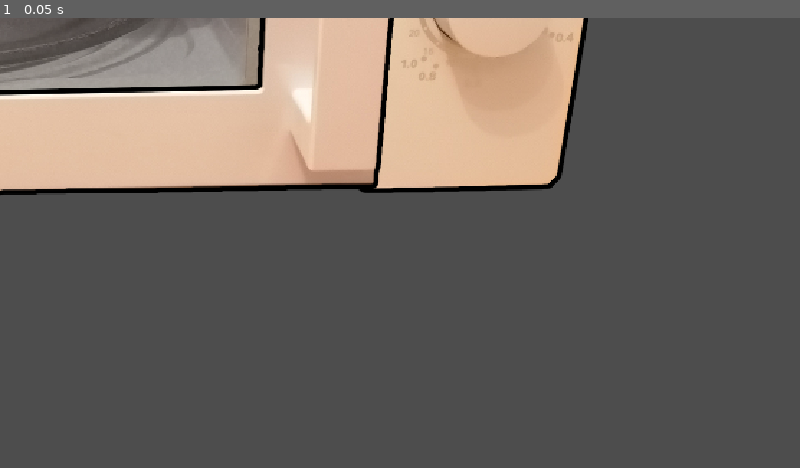
Above: before the commit, frame 1.
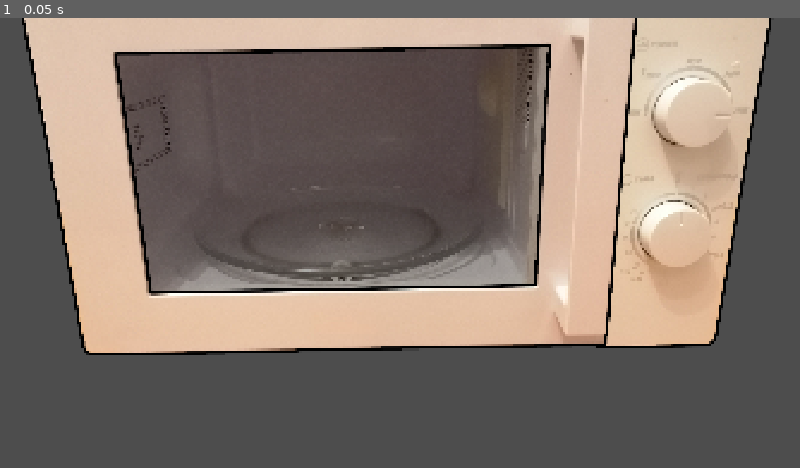
Above: after the commit, the same moment.

Repository: AnJ95/gmtk-2026
Game: Godot game, scene res://main/Main.tscn
Same seed, same stepped clock (60 frames per second), same inputs: the game is played once before the commit and once after it.
Inputs:
- Up to frame 1 (0.05 s): no input

The runs differ from the first frame. In frame 1, 54% of the frame differs, in the area x 0-97%, y 0-75%.

Commit message:
Re-use Drag&Drop from older project and setup Test scene

Diff:
--- /dev/null
+++ b/Util.gd
@@ -0,0 +1,75 @@
+class_name Util
+
+static func get_area_rect(area: Area2D) -> Rect2:
+	var shape_node := area.get_node("CollisionShape2D") as CollisionShape2D
+	var shape := shape_node.shape as RectangleShape2D
+	var extents := shape.size * 0.5
+	var center := shape_node.global_position
+	return Rect2(
+		center - extents,
+		shape.size
+	)
+
+static func get_random_point_in_area(area: Area2D) -> Vector2:
+	var shape_node := area.get_node("CollisionShape2D") as CollisionShape2D
+	var shape := shape_node.shape as RectangleShape2D
+	var extents := shape.size * 0.5
+	var local_point := Vector2(
+		randf_range(-extents.x, extents.x),
+		randf_range(-extents.y, extents.y)
+	)
+	return shape_node.global_transform * local_point
+
+static func get_random_point_outside(my_rect: Rect2, other_rect: Rect2, eps := 0.0):
+	var my_center := my_rect.position + my_rect.size * 0.5
+	var other_center := other_rect.position + other_rect.size * 0.5
+	var my_half := my_rect.size * 0.5
+	var other_half := other_rect.size * 0.5
+
+	# Minimum center-to-center separation along each axis to avoid intersection
+	var sep_x := my_half.x + other_half.x
+	var sep_y := my_half.y + other_half.y
+
+	# Safe "edge lines" for my CENTER around the other rect
+	var left_x   := other_center.x - sep_x - eps
+	var right_x  := other_center.x + sep_x + eps
+	var top_y    := other_center.y - sep_y - eps
+	var bottom_y := other_center.y + sep_y + eps
+
+	# When choosing LEFT/RIGHT, Y can be anything within the vertical overlap band
+	var y_min := other_center.y - sep_y
+	var y_max := other_center.y + sep_y
+
+	# When choosing TOP/BOTTOM, X can be anything within the horizontal overlap band
+	var x_min := other_center.x - sep_x
+	var x_max := other_center.x + sep_x
+
+	match randi_range(0, 3):
+		0: # left edge
+			return Vector2(left_x, randf_range(y_min, y_max))
+		1: # right edge
+			return Vector2(right_x, randf_range(y_min, y_max))
+		2: # top edge
+			return Vector2(randf_range(x_min, x_max), top_y)
+		3: # bottom edge
+			return Vector2(randf_range(x_min, x_max), bottom_y)
+	return my_center
+
+static func move_to_closest_point_inside(my_rect: Rect2, other_rect: Rect2, eps := 0.0) -> Vector2:
+	var my_center := my_rect.position + my_rect.size * 0.5
+	var my_half := my_rect.size * 0.5
+
+	var other_pos := other_rect.position
+	var other_end := other_rect.position + other_rect.size
+
+	# Valid center range so that my_rect is fully inside other_rect
+	var min_x := other_pos.x + my_half.x + eps
+	var max_x := other_end.x - my_half.x - eps
+	var min_y := other_pos.y + my_half.y + eps
+	var max_y := other_end.y - my_half.y - eps
+
+	# Clamp current center to the valid range (closest possible point)
+	return Vector2(
+		clamp(my_center.x, min_x, max_x),
+		clamp(my_center.y, min_y, max_y)
+	)
--- /dev/null
+++ b/drag-and-drop/DragManager.gd
@@ -0,0 +1,57 @@
+extends Node2D
+class_name DragManager
+
+@export var draggable_mask: int = 1 << 4
+@export var is_active := true : set = _set_is_active
+
+var active_draggable: Draggable = null
+
+func _unhandled_input(event: InputEvent) -> void:
+	if event is InputEventMouseButton and event.button_index == MOUSE_BUTTON_LEFT:
+		if event.pressed:
+			active_draggable = pick_top_draggable(get_global_mouse_position())
+			if active_draggable:
+				active_draggable.drag_start()
+				get_viewport().set_input_as_handled()
+		else:
+			if active_draggable:
+				active_draggable.drag_end()
+				active_draggable = null
+				get_viewport().set_input_as_handled()
+
+func pick_top_draggable(pos: Vector2) -> Draggable:
+	var space := get_world_2d().direct_space_state
+	var params := PhysicsPointQueryParameters2D.new()
+	params.position = pos
+	params.collide_with_areas = true
+	params.collide_with_bodies = false
+	params.collision_mask = draggable_mask
+
+	var hits := space.intersect_point(params, 32) # up to 32 candidates
+
+	var best: Draggable = null
+	var best_score := -INF
+
+	for hit in hits:
+		if hit.collider is Draggable:
+			var draggable: Draggable = hit.collider
+			if not draggable.is_enabled():
+				continue
+			var score := float(draggable.root.get_index())
+			if score > best_score:
+				best_score = score
+				best = draggable
+	return best
+
+
+func _on_round_manager_round_started(round_duration: int, round_time_getter: Callable) -> void:
+	is_active = true
+
+func _on_round_manager_round_ended() -> void:
+	is_active = false
+
+func _set_is_active(v: bool):
+	is_active = v
+	for in_group in get_tree().get_nodes_in_group("draggable"):
+		var draggable = in_group as Draggable
+		draggable.set_enabled(is_active)
--- /dev/null
+++ b/drag-and-drop/Draggable.gd
@@ -0,0 +1,149 @@
+extends Area2D
+class_name Draggable
+
+signal dragging_started()
+signal dragging_ended()
+signal dropped(droppable: Droppable)
+signal undropped(droppable: Droppable)
+signal dropping_rejected(droppable: Droppable)
+
+@export var root: Node2D
+@export var draggable_identifier: String
+@export var owned_droppable: Droppable = null
+@export var animate_on_drop_reject := false
+@export var animate_on_drop_accept := false
+
+var _enabled := true
+var dragging := false
+var drag_offset := Vector2.ZERO
+var current_droppable: Droppable = null
+var local_in_droppable: Transform2D = Transform2D.IDENTITY
+
+func _ready() -> void:
+	assert(root != null, "Draggable root must not be null")
+	assert(draggable_identifier != null and draggable_identifier != "", "Draggable identifier must be set")
+
+func _process(_dt):
+	if dragging:
+		drag_move()
+	elif current_droppable != null:
+		root.global_transform = current_droppable.draggable_root.global_transform * local_in_droppable
+
+func drag_start():
+	dragging = true
+	drag_offset = root.global_position - get_global_mouse_position()
+	move_to_top()
+	if current_droppable != null:
+		drag_undrop()
+	dragging_started.emit()
+
+func drag_end():
+	dragging = false
+	dragging_ended.emit()
+	if is_enabled():
+		var droppable := get_currently_overlapping_droppable()
+		if droppable:
+			if droppable.can_accept(self):
+				drag_drop(droppable)
+			else:
+				dropping_rejected.emit(droppable)
+				if animate_on_drop_reject:
+					animate_drop_reject(droppable)
+
+func drag_move():
+	if not is_enabled():
+		drag_end()
+
+	root.global_position = get_global_mouse_position() + drag_offset
+	# Push transform updates down immediately (no 1-frame lag)
+	if owned_droppable != null:
+		for child in owned_droppable.get_contents_recursive():
+			child.apply_follow_transform_recursive()
+
+func drag_drop(droppable: Droppable):
+	current_droppable = droppable
+	local_in_droppable = droppable.draggable_root.global_transform.affine_inverse() * root.global_transform
+	droppable.draggable_drop(self)
+	dropped.emit(droppable)
+	if animate_on_drop_accept:
+		animate_drop_accept(droppable)
+
+func animate_drop_accept(droppable: Droppable):
+	var target_pos = get_random_droppable_accept_position(droppable)
+	var current_pos = root.global_position
+	root.global_position = target_pos
+	var target_local_in_droppable = droppable.draggable_root.global_transform.affine_inverse() * root.global_transform
+	root.global_position = current_pos
+	var tween = get_tree().create_tween().set_trans(Tween.TRANS_QUAD).set_ease(Tween.EASE_OUT)
+	tween.tween_property(self, "local_in_droppable", target_local_in_droppable, 0.2)
+	tween.play()
+
+func animate_drop_reject(droppable: Droppable):
+	var target_pos = get_random_droppable_reject_position(droppable)
+	var tween = get_tree().create_tween().set_trans(Tween.TRANS_QUAD).set_ease(Tween.EASE_OUT)
+	tween.tween_property(root, "global_position", target_pos, 0.2)
+	tween.play()
+
+func drag_undrop():
+	var droppable := current_droppable
+	current_droppable = null
+	droppable.draggable_undrop(self)
+	undropped.emit(droppable)
+
+func droppable_rect_changed(droppable: Droppable):
+	if animate_on_drop_accept:
+		animate_drop_accept(droppable)
+
+func enable():
+	set_enabled(true)
+
+func disable():
+	set_enabled(false)
+
+func set_enabled(enabled: bool):
+	_enabled = enabled
+
+func is_enabled() -> bool:
+	return _enabled
+
+func get_currently_overlapping_droppable() -> Droppable:
+	var selected_candidate: Droppable
+	for candidate in get_overlapping_areas():
+		if candidate is Droppable:
+			var droppable := candidate as Droppable
+			if not droppable.is_enabled():
+				continue
+			# TODO better select, also take mouse pos into account to resolve conflict
+			if not selected_candidate or droppable.get_index() > selected_candidate.get_index():
+				selected_candidate = candidate
+	return selected_candidate
+
+func move_to_top():
+	var parent := root.get_parent()
+	var to_move: Array[Node2D] = []
+	to_move.append(root)
+	if owned_droppable != null:
+		for d in owned_droppable.get_contents_recursive():
+			if d != null and d.root != null and d.root.get_parent() == parent:
+				to_move.append(d.root)
+	# Move to top as a block, keeping internal order
+	to_move.sort_custom(func(a: Node2D, b: Node2D): return a.get_index() < b.get_index())
+	for n in to_move:
+		parent.move_child(n, parent.get_child_count() - 1)
+
+func apply_follow_transform_recursive() -> void:
+	if current_droppable != null and not dragging:
+		root.global_transform = current_droppable.draggable_root.global_transform * local_in_droppable
+	# If I'm a container, update my children too (so nesting has no lag)
+	if owned_droppable != null:
+		for child in owned_droppable.get_contents_recursive():
+			if child != null:
+				child.apply_follow_transform_recursive()
+
+func get_random_droppable_reject_position(droppable: Droppable) -> Vector2:
+	# TODO try again if outside viewport
+	# TODO try again if now over other Newspaper?
+	return Util.get_random_point_outside(Util.get_area_rect(self), droppable.get_root_rect(false), 10)
+
+func get_random_droppable_accept_position(droppable: Droppable) -> Vector2:
+	return Util.move_to_closest_point_inside(Util.get_area_rect(self), droppable.get_root_rect(), 5)
--- /dev/null
+++ b/drag-and-drop/Draggable.tscn
@@ -0,0 +1,9 @@
+[gd_scene format=3 uid="uid://cbjbfx5dduewb"]
+
+[ext_resource type="Script" uid="uid://bs362p3n2ka1p" path="res://drag-and-drop/Draggable.gd" id="1_f4qak"]
+
+[node name="Draggable" type="Area2D" unique_id=1495946638 groups=["draggable"]]
+collision_layer = 16
+collision_mask = 16
+monitorable = false
+script = ExtResource("1_f4qak")
--- /dev/null
+++ b/drag-and-drop/Droppable.gd
@@ -0,0 +1,58 @@
+extends Area2D
+class_name Droppable
+
+signal draggable_dropped(draggable: Draggable)
+signal draggable_undropped(draggable: Draggable)
+
+@export var root: Node2D
+@export var draggable_root: Node2D
+@export var accepted_draggable_identifiers: Array[String] = []
+@export var custom_draggable_rect: Control
+
+var current_draggables: Array[Draggable] = []
+var _enabled := true
+
+func _ready() -> void:
+	assert(draggable_root != null, "Droppable must define root for Draggables")
+	assert(accepted_draggable_identifiers.size() > 0, "Droppable must at least have one accepted Draggable identifier")
+	if custom_draggable_rect:
+		custom_draggable_rect.connect("resized", _custom_draggable_rect_changed)
+
+func draggable_drop(draggable: Draggable):
+	current_draggables.append(draggable)
+	draggable_dropped.emit(draggable)
+
+func draggable_undrop(draggable: Draggable):
+	current_draggables.erase(draggable)
+	draggable_undropped.emit(draggable)
+
+func enable():
+	_enabled = true
+
+func disable():
+	_enabled = false
+
+func is_enabled() -> bool:
+	return _enabled
+
+func can_accept(draggable: Draggable) -> bool:
+	if accepted_draggable_identifiers.has(draggable.draggable_identifier):
+		return not root.has_method("can_accept_draggable") or root.can_accept_draggable(draggable)
+	return false
+
+func get_contents_recursive() -> Array[Draggable]:
+	var out: Array[Draggable] = []
+	for draggable in current_draggables:
+		out.append(draggable)
+		if draggable.owned_droppable != null:
+			out.append_array(draggable.owned_droppable.get_contents_recursive())
+	return out
+
+func get_root_rect(including_custom := true) -> Rect2:
+	if including_custom and custom_draggable_rect:
+		return custom_draggable_rect.get_global_rect()
+	return Util.get_area_rect(self)
+
+func _custom_draggable_rect_changed():
+	for draggable in current_draggables:
+		draggable.droppable_rect_changed(self)
--- /dev/null
+++ b/drag-and-drop/Droppable.tscn
@@ -0,0 +1,9 @@
+[gd_scene format=3 uid="uid://ckair3wdkc88u"]
+
+[ext_resource type="Script" uid="uid://0nm4v1mf7h28" path="res://drag-and-drop/Droppable.gd" id="1_cikgd"]
+
+[node name="Droppable" type="Area2D" unique_id=372901968]
+collision_layer = 16
+collision_mask = 0
+monitoring = false
+script = ExtResource("1_cikgd")
--- /dev/null
+++ b/drag-and-drop/Pullable.gd
@@ -0,0 +1,30 @@
+extends "res://drag-and-drop/Draggable.gd"
+
+enum Direction {
+	VERTICAL, HORIZONTAL
+}
+enum SnapType {
+	NONE, MIN, MAX
+}
+@export var direction := Direction.VERTICAL
+@export var min_pos := 0
+@export var max_pos := 0
+@export var snap_back := SnapType.MIN
+
+
+func drag_move():
+	if not is_enabled():
+		drag_end()
+		return
+	if direction == Direction.VERTICAL:
+		root.global_position.y = clamp(get_global_mouse_position().y + drag_offset.y, min_pos, max_pos)
+	if direction == Direction.HORIZONTAL:
+		root.global_position.x = clamp(get_global_mouse_position().x + drag_offset.x, min_pos, max_pos)
+
+func drag_end():
+	super.drag_end()
+	if is_enabled() and snap_back != SnapType.NONE:
+		var snap_pos = min_pos if snap_back == SnapType.MIN else max_pos
+		var tween_property = "global_position:x" if direction == Direction.HORIZONTAL else "global_position:y"
+		var tween = get_tree().create_tween().set_trans(Tween.TRANS_BOUNCE).set_ease(Tween.EASE_OUT)
+		tween.tween_property(root, tween_property, snap_pos, 0.6)
--- /dev/null
+++ b/drag-and-drop/Pullable.tscn
@@ -0,0 +1,9 @@
+[gd_scene format=3 uid="uid://cj7050og4k1y"]
+
+[ext_resource type="Script" uid="uid://c2euvljucuanr" path="res://drag-and-drop/Pullable.gd" id="1_wisqy"]
+
+[node name="Pullable" type="Area2D" unique_id=1495946638 groups=["draggable"]]
+collision_layer = 16
+collision_mask = 16
+monitorable = false
+script = ExtResource("1_wisqy")
--- a/main/Main.tscn
+++ b/main/Main.tscn
@@ -8,6 +8,7 @@
 [node name="Main" type="Node2D" unique_id=1186793701]
 
 [node name="Microwave" parent="." unique_id=379186637 instance=ExtResource("1_pjrb6")]
+position = Vector2(912, 542)
 
 [node name="Shelf" parent="." unique_id=1827128195 instance=ExtResource("2_xwkvk")]
 
--- /dev/null
+++ b/main/test.tscn
@@ -0,0 +1,114 @@
+[gd_scene format=3 uid="uid://bxor52lrv0g8u"]
+
+[ext_resource type="PackedScene" uid="uid://b508p6bfv5gds" path="res://microwave/microwave.tscn" id="1_khmyp"]
+[ext_resource type="Texture2D" uid="uid://dmbijnnjk2i2u" path="res://icon.svg" id="5_jyumd"]
+[ext_resource type="PackedScene" uid="uid://ckair3wdkc88u" path="res://drag-and-drop/Droppable.tscn" id="6_tyhf6"]
+[ext_resource type="PackedScene" uid="uid://cbjbfx5dduewb" path="res://drag-and-drop/Draggable.tscn" id="7_gieds"]
+[ext_resource type="Script" uid="uid://betvtnl70cnxq" path="res://drag-and-drop/DragManager.gd" id="8_cokb5"]
+
+[sub_resource type="RectangleShape2D" id="RectangleShape2D_0i4oc"]
+size = Vector2(154, 154)
+
+[sub_resource type="RectangleShape2D" id="RectangleShape2D_6mv5x"]
+size = Vector2(128, 128)
+
+[node name="Test" type="Node2D" unique_id=1186793701]
+
+[node name="Microwave" parent="." unique_id=379186637 instance=ExtResource("1_khmyp")]
+position = Vector2(912, 542)
+
+[node name="DroppableTest" type="Sprite2D" parent="." unique_id=624612585]
+modulate = Color(0, 0, 0, 1)
+position = Vector2(804, 382)
+scale = Vector2(1.2, 1.2)
+texture = ExtResource("5_jyumd")
+
+[node name="Droppable" parent="DroppableTest" unique_id=372901968 node_paths=PackedStringArray("root", "draggable_root") instance=ExtResource("6_tyhf6")]
+root = NodePath("..")
+draggable_root = NodePath("../..")
+accepted_draggable_identifiers = Array[String](["item"])
+metadata/_edit_lock_ = true
+
+[node name="CollisionShape2D" type="CollisionShape2D" parent="DroppableTest/Droppable" unique_id=1726939312]
+scale = Vector2(0.8333333, 0.8333333)
+shape = SubResource("RectangleShape2D_0i4oc")
+metadata/_edit_lock_ = true
+
+[node name="DroppableTest2" type="Sprite2D" parent="." unique_id=808298551]
+modulate = Color(0, 0, 0, 1)
+position = Vector2(1008.00006, 536)
+scale = Vector2(1.2, 1.2)
+texture = ExtResource("5_jyumd")
+
+[node name="Droppable" parent="DroppableTest2" unique_id=540906714 node_paths=PackedStringArray("root", "draggable_root") instance=ExtResource("6_tyhf6")]
+root = NodePath("..")
+draggable_root = NodePath("../..")
+accepted_draggable_identifiers = Array[String](["item"])
+metadata/_edit_lock_ = true
+
+[node name="CollisionShape2D" type="CollisionShape2D" parent="DroppableTest2/Droppable" unique_id=468685678]
+scale = Vector2(0.8333333, 0.8333333)
+shape = SubResource("RectangleShape2D_0i4oc")
+metadata/_edit_lock_ = true
+
+[node name="DroppableTest3" type="Sprite2D" parent="." unique_id=1667947975]
+modulate = Color(0, 0, 0, 1)
+position = Vector2(603.00006, 516)
+scale = Vector2(1.2, 1.2)
+texture = ExtResource("5_jyumd")
+
+[node name="Droppable" parent="DroppableTest3" unique_id=1106329061 node_paths=PackedStringArray("root", "draggable_root") instance=ExtResource("6_tyhf6")]
+root = NodePath("..")
+draggable_root = NodePath("../..")
+accepted_draggable_identifiers = Array[String](["item"])
+metadata/_edit_lock_ = true
+
+[node name="CollisionShape2D" type="CollisionShape2D" parent="DroppableTest3/Droppable" unique_id=245890108]
+scale = Vector2(0.8333333, 0.8333333)
+shape = SubResource("RectangleShape2D_0i4oc")
+metadata/_edit_lock_ = true
+
+[node name="DraggableTest" type="Sprite2D" parent="." unique_id=829639104]
+position = Vector2(445, 966)
+texture = ExtResource("5_jyumd")
+
+[node name="Draggable" parent="DraggableTest" unique_id=1495946638 node_paths=PackedStringArray("root") instance=ExtResource("7_gieds")]
+root = NodePath("..")
+draggable_identifier = "item"
+animate_on_drop_accept = true
+metadata/_edit_lock_ = true
+
+[node name="CollisionShape2D" type="CollisionShape2D" parent="DraggableTest/Draggable" unique_id=622472889]
+shape = SubResource("RectangleShape2D_6mv5x")
+metadata/_edit_lock_ = true
+
+[node name="DraggableTest2" type="Sprite2D" parent="." unique_id=1441265508]
+position = Vector2(635, 961)
+texture = ExtResource("5_jyumd")
+
+[node name="Draggable" parent="DraggableTest2" unique_id=618327458 node_paths=PackedStringArray("root") instance=ExtResource("7_gieds")]
+root = NodePath("..")
+draggable_identifier = "item"
+animate_on_drop_accept = true
+metadata/_edit_lock_ = true
+
+[node name="CollisionShape2D" type="CollisionShape2D" parent="DraggableTest2/Draggable" unique_id=175864860]
+shape = SubResource("RectangleShape2D_6mv5x")
+metadata/_edit_lock_ = true
+
+[node name="DraggableTest3" type="Sprite2D" parent="." unique_id=1847803847]
+position = Vector2(829, 961)
+texture = ExtResource("5_jyumd")
+
+[node name="Draggable" parent="DraggableTest3" unique_id=197431270 node_paths=PackedStringArray("root") instance=ExtResource("7_gieds")]
+root = NodePath("..")
+draggable_identifier = "item"
+animate_on_drop_accept = true
+metadata/_edit_lock_ = true
+
+[node name="CollisionShape2D" type="CollisionShape2D" parent="DraggableTest3/Draggable" unique_id=755751323]
+shape = SubResource("RectangleShape2D_6mv5x")
+metadata/_edit_lock_ = true
+
+[node name="DragManager" type="Node2D" parent="." unique_id=546876988]
+script = ExtResource("8_cokb5")
--- a/project.godot
+++ b/project.godot
@@ -17,6 +17,8 @@
 
 [display]
 
+window/size/viewport_width=1920
+window/size/viewport_height=1080
 window/stretch/mode="canvas_items"
 window/stretch/aspect="expand"
 
Not shown, added: Util.gd.uid
Not shown, added: drag-and-drop/DragManager.gd.uid
Not shown, added: drag-and-drop/Draggable.gd.uid
Not shown, added: drag-and-drop/Droppable.gd.uid
Not shown, added: drag-and-drop/Pullable.gd.uid
